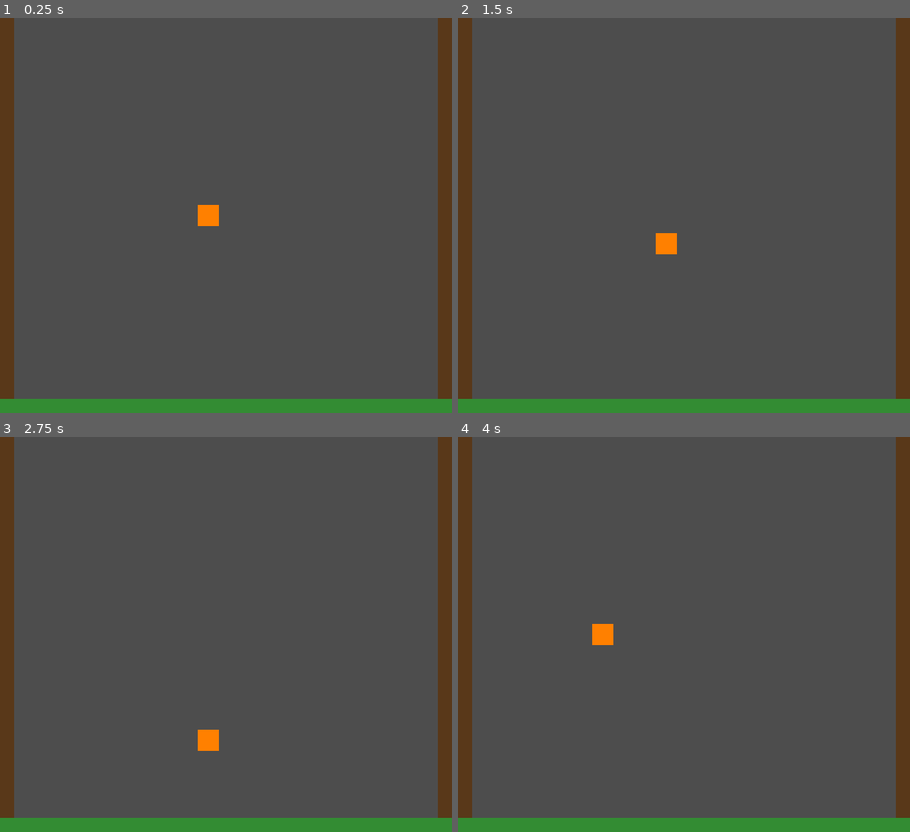
Above: before the commit, frames 1-4 (two rows, left to right).
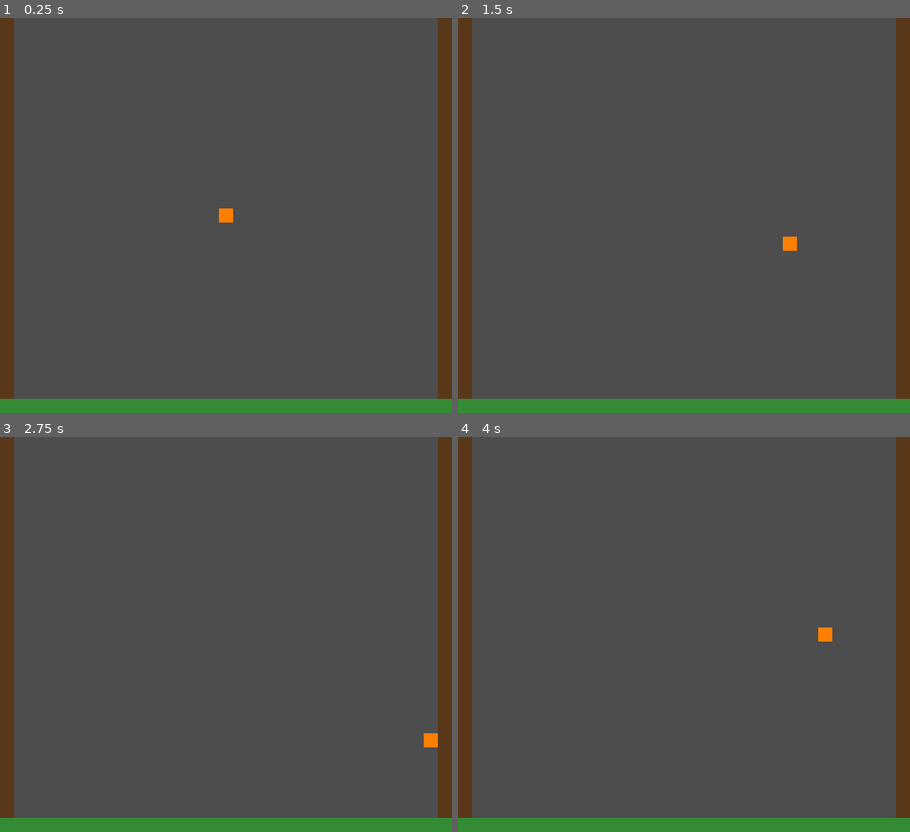
Above: after the commit, the same moments.

Repository: nocooldog/FC-Zelda-remake
Game: Godot game, scene res://scenes/main.tscn
Two runs of this game, one before a commit and one after it. Both use one fixed random seed, a clock stepped at 60 frames per second and the inputs below.
Inputs:
- Up to frame 1 (0.25 s): no input
- Up to frame 2 (1.5 s): tap Enter at 0.5 s; hold D 0.53-1.28 s; hold S from 1.28 s (still down)
- Up to frame 3 (2.75 s): release S at 2.03 s; hold D from 2.03 s (still down)
- Up to frame 4 (4 s): release D at 2.78 s; hold W 2.78-3.53 s; hold A from 3.53 s (still down)

The runs differ from the first frame. In frame 1, 0.4% of the frame differs, in the area x 43-52%, y 47-53%; in frame 2, 0.4%; in frame 3, 0.4%; in frame 4, 0.4%.

Commit message:
fix: 玩家碰撞体缩小到8x8，地板改为纯视觉无碰撞

Diff:
--- a/src/scenes/main.tscn
+++ b/src/scenes/main.tscn
@@ -35,11 +35,7 @@
 offset_bottom = 224
 color = Color(0.35, 0.22, 0.1, 1)
 
-[node name="Floor" type="StaticBody2D" parent="."]
-
-[node name="CollisionShape2D" type="CollisionShape2D" parent="Floor"]
-position = Vector2(128, 220)
-shape = SubResource("Shape2D_1")
+[node name="Floor" type="Node2D" parent="."]
 
 [node name="ColorRect" type="ColorRect" parent="Floor"]
 offset_left = 0
--- a/src/scenes/player.tscn
+++ b/src/scenes/player.tscn
@@ -1,20 +1,20 @@
 [gd_scene load_steps=3 format=3 uid="uid://player01"]
 
-[ext_resource type="Script" path="res://scripts/player.gd" id="1_player"]
+[ext_resource type="Script" path="res://scripts/player.gd" id="1"]
 
 [sub_resource type="RectangleShape2D" id="Shape2D_1"]
-size = Vector2(12, 12)
+size = Vector2(8, 8)
 
 [node name="Player" type="CharacterBody2D"]
 position = Vector2(128, 112)
-script = ExtResource("1_player")
+script = ExtResource("1")
 
 [node name="CollisionShape2D" type="CollisionShape2D" parent="."]
 shape = SubResource("Shape2D_1")
 
 [node name="ColorRect" type="ColorRect" parent="."]
-offset_left = -6.0
-offset_top = -6.0
-offset_right = 6.0
-offset_bottom = 6.0
+offset_left = -4.0
+offset_top = -4.0
+offset_right = 4.0
+offset_bottom = 4.0
 color = Color(1, 0.5, 0, 1)
Not shown: 3 places in src/scenes/main.tscn that only renumber resources
